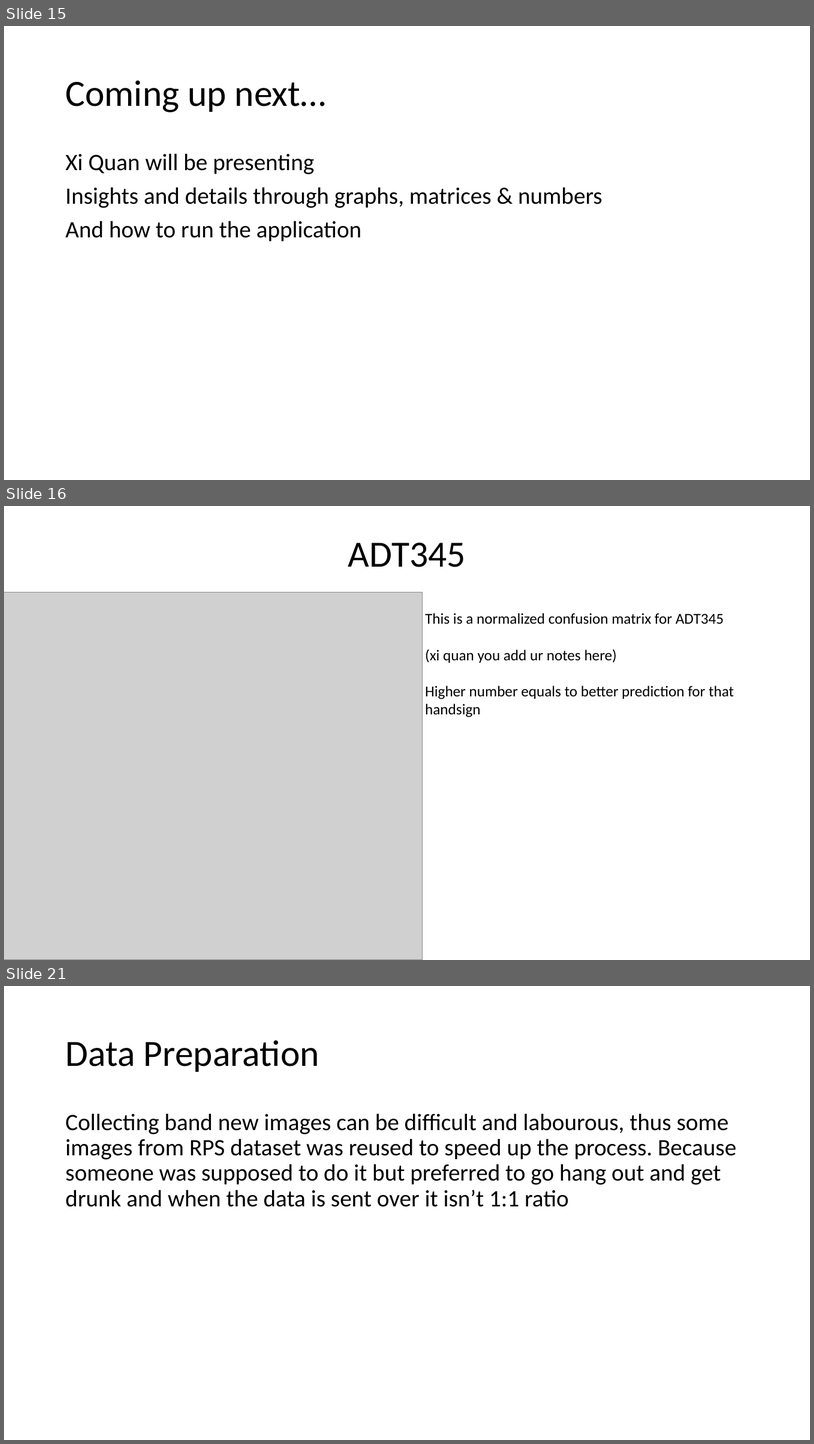
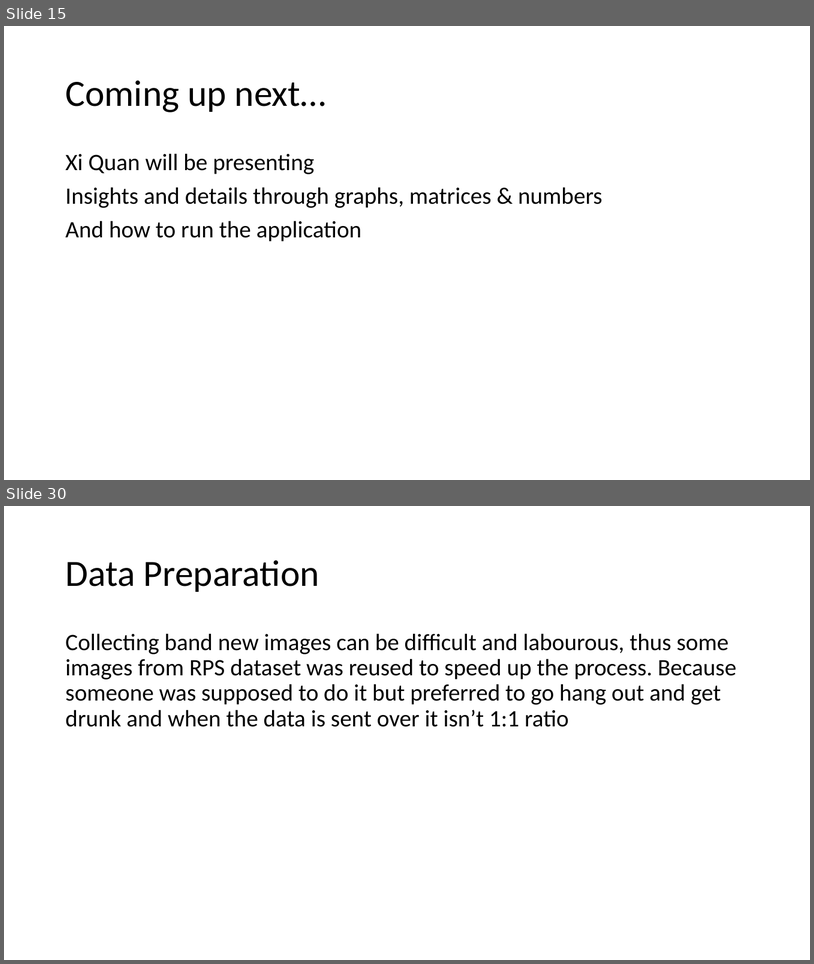
Before and after one commit to UnfairWraith/CN345, a slide deck: MLAI mini project.pptx. Shown one above the other, each under a label of ours: slides 15, 16 and 21 before the commit, slides 15 and 30 after it; the slides between them are not shown. The pictures are 814x1444 and 814x964 pixels, drawn with LibreOffice and Linux fonts; fonts in the diff are those of the drawing; grey boxes stand for pictures. Boxes give left, top, right and bottom in pixels: in the first picture for what was removed or moved away, otherwise in the second. Text is boxed around its words. In the diff, an @@ line names an element or a change of style, - is before the commit and + after.

```diff
--- a/MLAI mini project.pptx
+++ b/MLAI mini project.pptx
@@ slide 16 removed at <box>4,506,810,960</box>, background #FFFFFF @@
@@ title removed at <box>348,543,466,567</box> @@
-ADT345
@@ picture removed at <box>4,592,423,960</box> @@
@@ text removed at <box>425,613,734,717</box> @@
-This is a normalized confusion matrix for ADT345
-(xi quan you add ur notes here)
-Higher number equals to better prediction for that handsign
@@ what was slide 21 is now slide 30 @@
```
Also in this commit, not shown: 3 slides changed, 11 slides added, 1 other slide removed, 4 other files.
